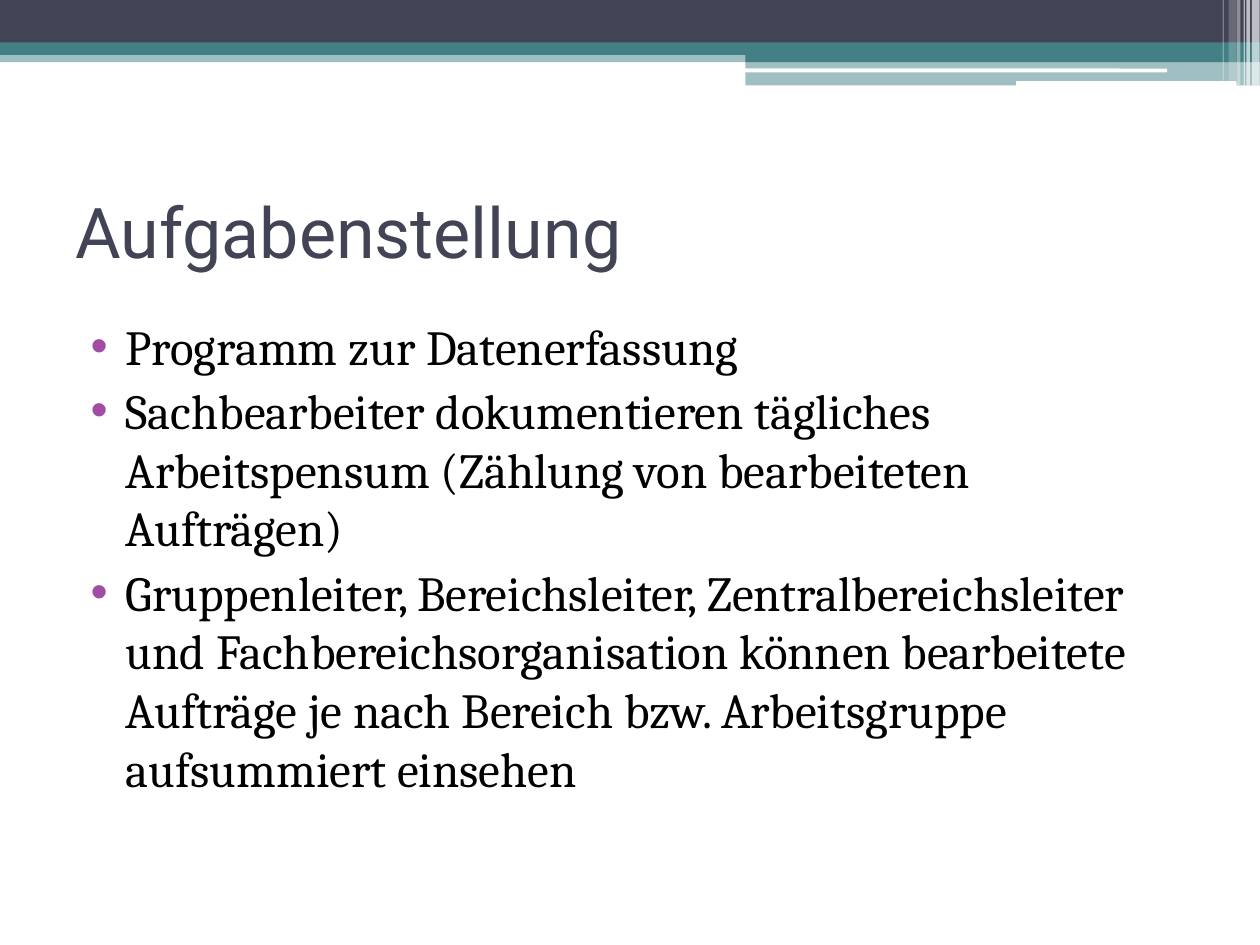
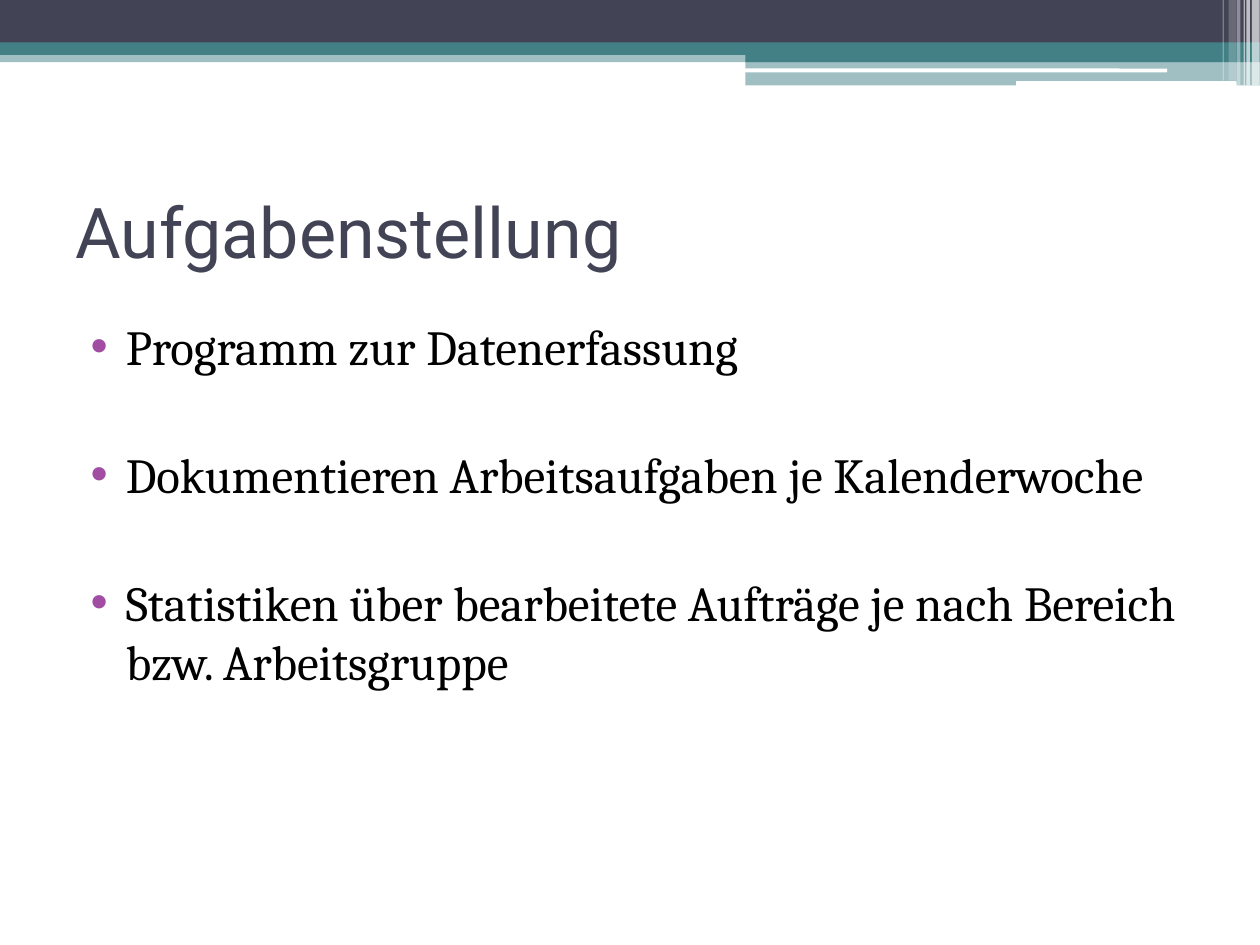
Before and after one commit to DanJoeHa/Fallstudie, a slide deck: slide 2 of Projektmanagement/Abschlusspräsentation.pptx. Drawn at 1260x945 pixels with LibreOffice and Linux fonts; fonts in the diff are those of the drawing. Boxes give left, top, right and bottom in pixels: in the first picture for what was removed or moved away, otherwise in the second. Text is boxed around its words. In the diff, an @@ line names an element or a change of style, - is before the commit and + after.

```diff
--- a/Projektmanagement/Abschlusspräsentation.pptx
+++ b/Projektmanagement/Abschlusspräsentation.pptx
@@ text at (126, 458, 1175, 691): text changed @@
-• Sachbearbeiter dokumentieren tägliches Arbeitspensum (Zählung von bearbeiteten Aufträgen)
-• Gruppenleiter, Bereichsleiter, Zentralbereichsleiter und Fachbereichsorganisation können bearbeitete Aufträge je nach Bereich bzw. Arbeitsgruppe aufsummiert einsehen
+• Dokumentieren Arbeitsaufgaben je Kalenderwoche
+• Statistiken über bearbeitete Aufträge je nach Bereich bzw. Arbeitsgruppe
```
Also in this commit, not shown: 1 other slide changed, 3 slides added, 1 slide removed.
